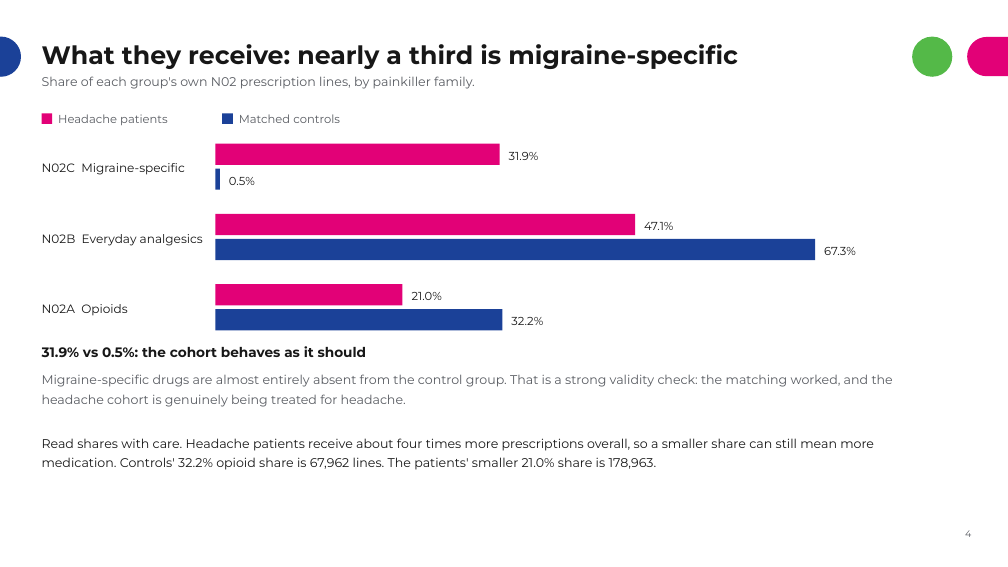
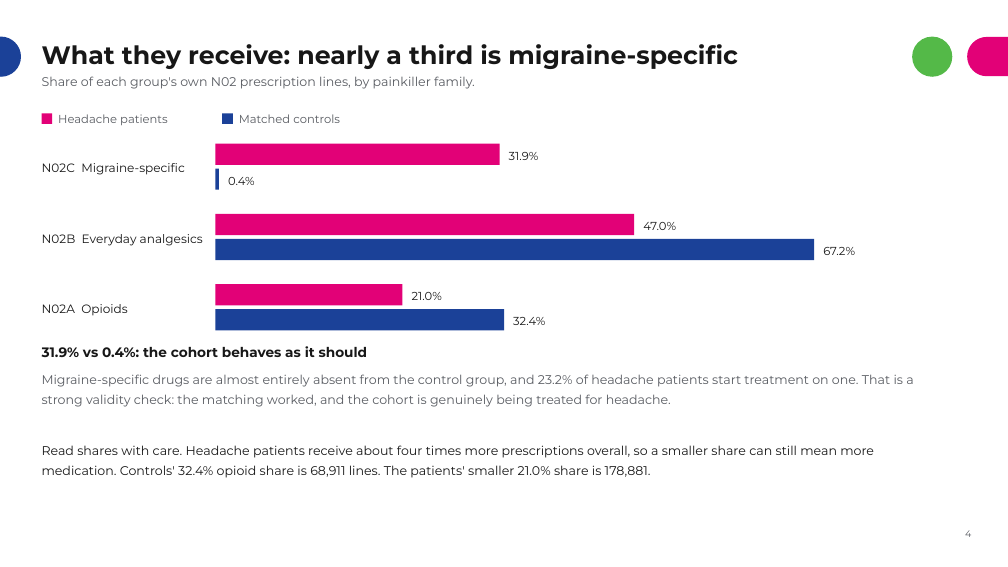
Before and after one commit to rj-irvine/de-migraine, a slide deck: slide 5 of documents/DE_Migraine_Treatment_Patterns_Summary.pptx. Drawn at 1008x567 pixels with LibreOffice and Linux fonts; fonts in the diff are those of the drawing. Boxes give left, top, right and bottom in pixels: in the first picture for what was removed or moved away, otherwise in the second. Text is boxed around its words. In the diff, an @@ line names an element or a change of style, - is before the commit and + after.

```diff
--- a/documents/DE_Migraine_Treatment_Patterns_Summary.pptx
+++ b/documents/DE_Migraine_Treatment_Patterns_Summary.pptx
@@ text at [228, 177, 255, 185]: text changed @@
-0.5%
+0.4%
@@ text at [643, 222, 676, 230]: text changed @@
-47.1%
+47.0%
@@ text at [823, 247, 855, 255]: text changed @@
-67.3%
+67.2%
@@ text at [513, 317, 545, 325]: text changed @@
-32.2%
+32.4%
@@ text at [42, 346, 367, 357]: text changed @@
-31.9% vs 0.5%: the cohort behaves as it should
+31.9% vs 0.4%: the cohort behaves as it should
@@ text at [42, 374, 913, 407]: text changed @@
-Migraine-specific drugs are almost entirely absent from the control group. That is a strong validity check: the matching worked, and the headache cohort is genuinely being treated for headache.
+Migraine-specific drugs are almost entirely absent from the control group, and 23.2% of headache patients start treatment on one. That is a strong validity check: the matching worked, and the cohort is genuinely being treated for headache.
@@ text at [42, 445, 874, 478]: text changed @@
-Read shares with care. Headache patients receive about four times more prescriptions overall, so a smaller share can still mean more medication. Controls' 32.2% opioid share is 67,962 lines. The patients' smaller 21.0% share is 178,963.
+Read shares with care. Headache patients receive about four times more prescriptions overall, so a smaller share can still mean more medication. Controls' 32.4% opioid share is 68,911 lines. The patients' smaller 21.0% share is 178,881.
```
Also in this commit, not shown: 7 other slides changed, 3 slides added, 1 slide removed, 2 other files.
